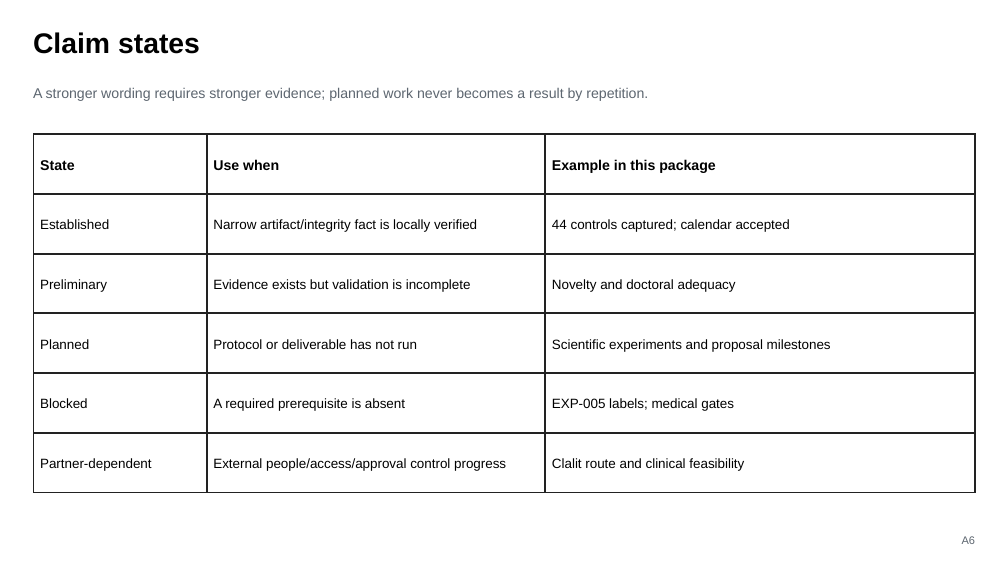
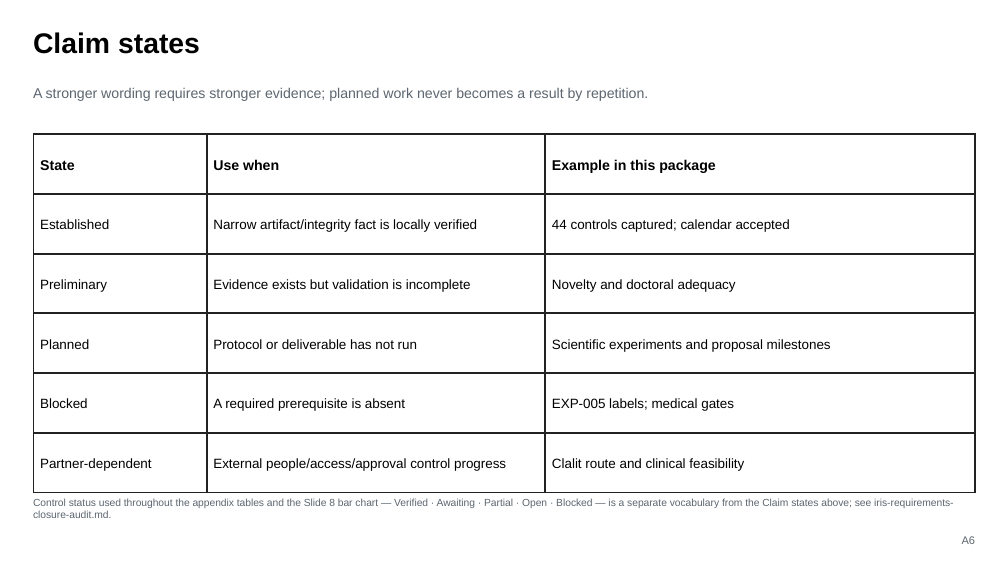
Before and after one commit to AliHamed17/Vego-Ai, a slide deck: slide 18 of presentations/VEGO-AI-Iris-Supervisor-Decisions-2026-08-05.pptx. Drawn at 1008x567 pixels with LibreOffice and Linux fonts; fonts in the diff are those of the drawing. Boxes give left, top, right and bottom in pixels: in the first picture for what was removed or moved away, otherwise in the second. Text is boxed around its words. In the diff, an @@ line names an element or a change of style, - is before the commit and + after.

```diff
--- a/presentations/VEGO-AI-Iris-Supervisor-Decisions-2026-08-05.pptx
+++ b/presentations/VEGO-AI-Iris-Supervisor-Decisions-2026-08-05.pptx
@@ text added at box(33, 498, 953, 518), 9.8 pt, text #5D6670 @@
+Control status used throughout the appendix tables and the Slide 8 bar chart — Verified · Awaiting · Partial · Open · Blocked — is a separate vocabulary from the Claim states above; see iris-requirements-closure-audit.md.
```
Also in this commit, not shown: 11 other slides changed, 38 other files.
